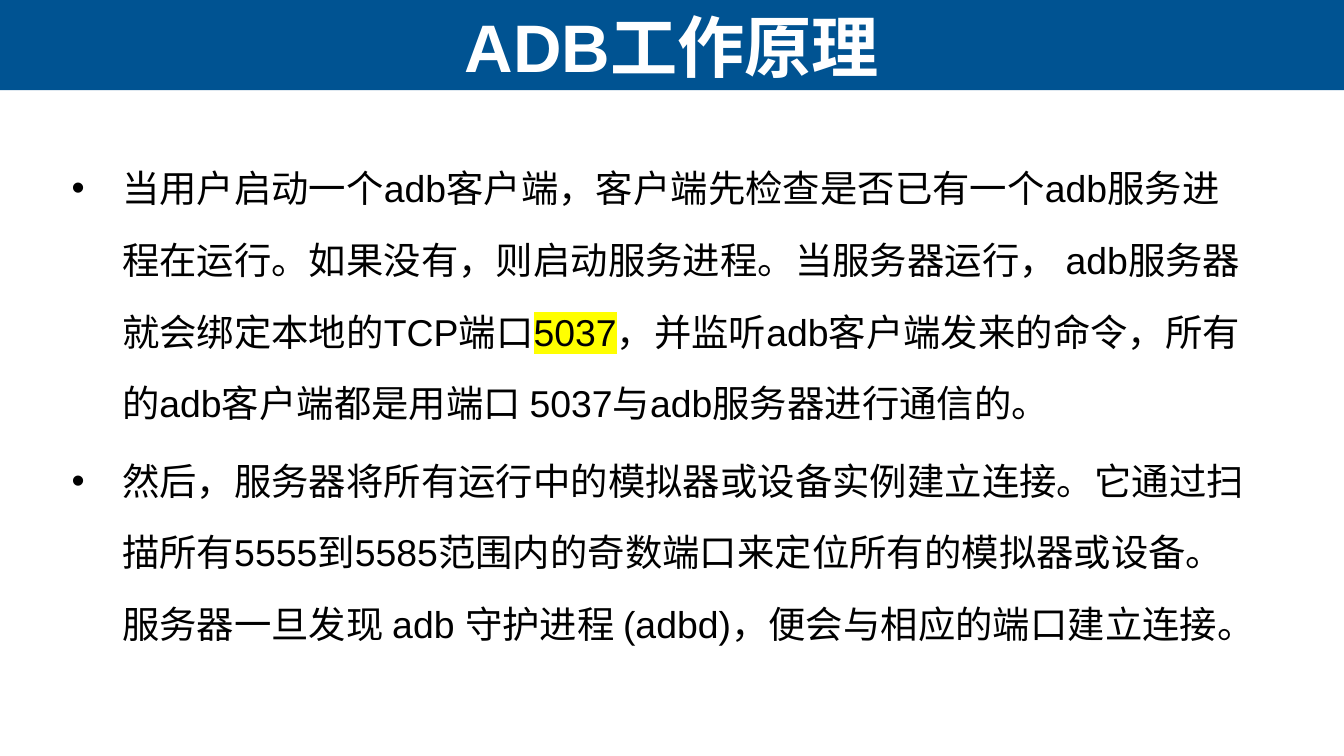
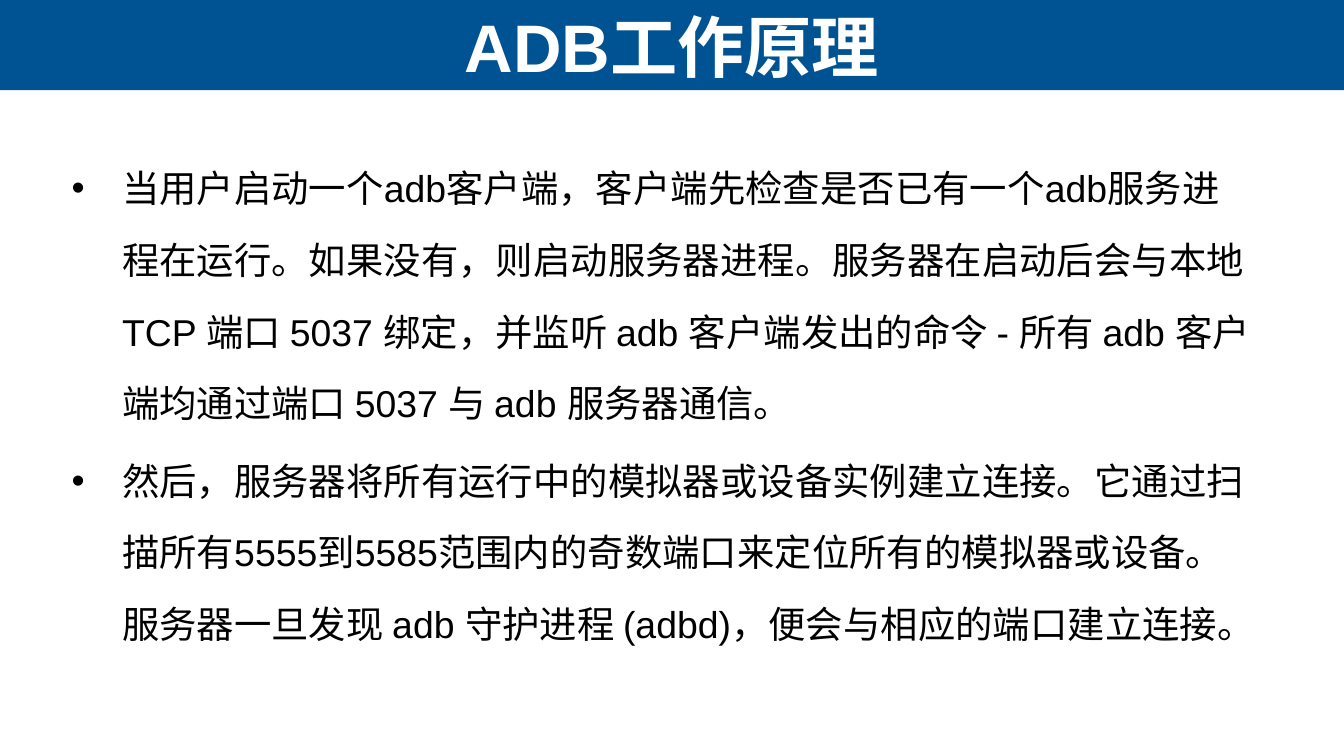
Before and after one commit to lihuanzhen2016/app-testing, a slide deck: slide 7 of PPT/03 ADB命令.pptx. Drawn at 1344x756 pixels with LibreOffice and Linux fonts; fonts in the diff are those of the drawing. Boxes give left, top, right and bottom in pixels: in the first picture for what was removed or moved away, otherwise in the second. Text is boxed around its words. In the diff, an @@ line names an element or a change of style, - is before the commit and + after.

```diff
--- a/PPT/03 ADB命令.pptx
+++ b/PPT/03 ADB命令.pptx
@@ text at (122,170,1250,420): text changed @@
-• 当用户启动一个adb客户端，客户端先检查是否已有一个adb服务进程在运行。如果没有，则启动服务进程。当服务器运行， adb服务器就会绑定本地的TCP端口5037，并监听adb客户端发来的命令，所有的adb客户端都是用端口 5037与adb服务器进行通信的。
+• 当用户启动一个adb客户端，客户端先检查是否已有一个adb服务进程在运行。如果没有，则启动服务器进程。服务器在启动后会与本地 TCP 端口 5037 绑定，并监听 adb 客户端发出的命令 - 所有 adb 客户端均通过端口 5037 与 adb 服务器通信。
```
Also in this commit, not shown: 13 other slides changed, 1 slide added, 1 slide removed, 1 other file.
